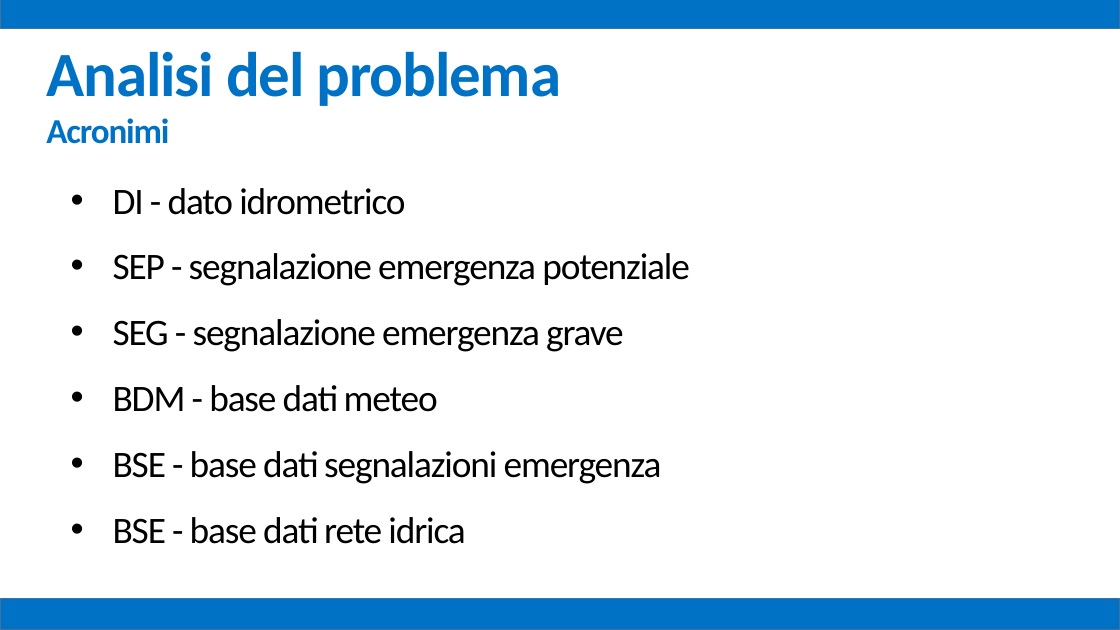
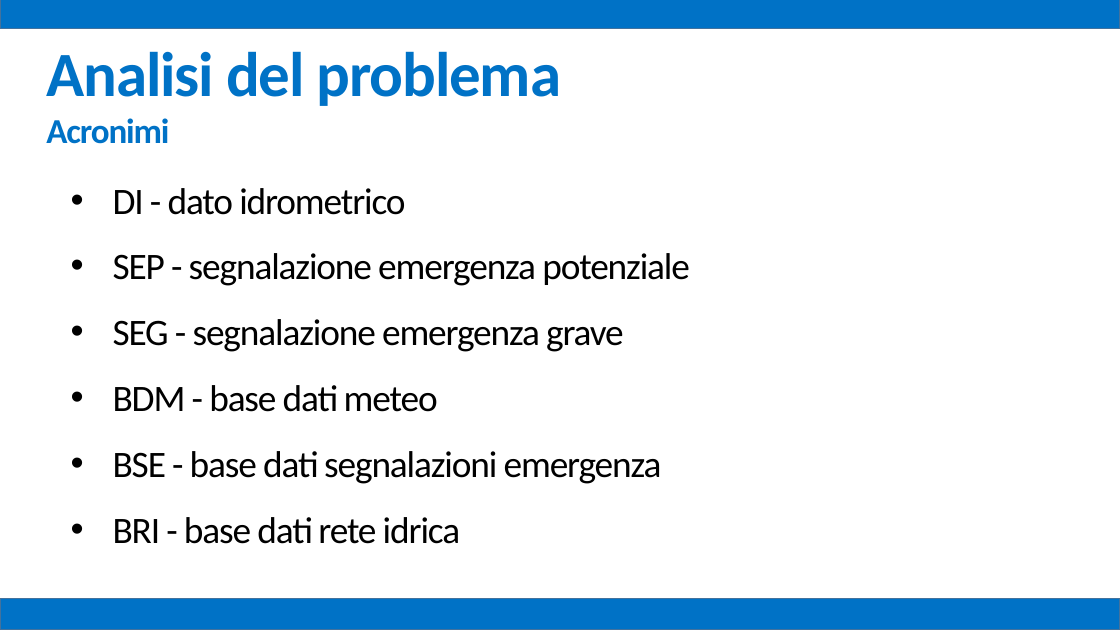
Before and after one commit to mz1991/ProgettoFebbraio2015, a slide deck: slide 5 of Febbraio 2015.pptx. Drawn at 1120x630 pixels with LibreOffice and Linux fonts; fonts in the diff are those of the drawing. Boxes give left, top, right and bottom in pixels: in the first picture for what was removed or moved away, otherwise in the second. Text is boxed around its words. In the diff, an @@ line names an element or a change of style, - is before the commit and + after.

```diff
--- a/Febbraio 2015.pptx
+++ b/Febbraio 2015.pptx
@@ text at <box>113,517,460,544</box>: text changed @@
-• BSE - base dati rete idrica
+• BRI - base dati rete idrica
```
Also in this commit, not shown: 31 other slides changed, 2 slides added, 1 other file.
